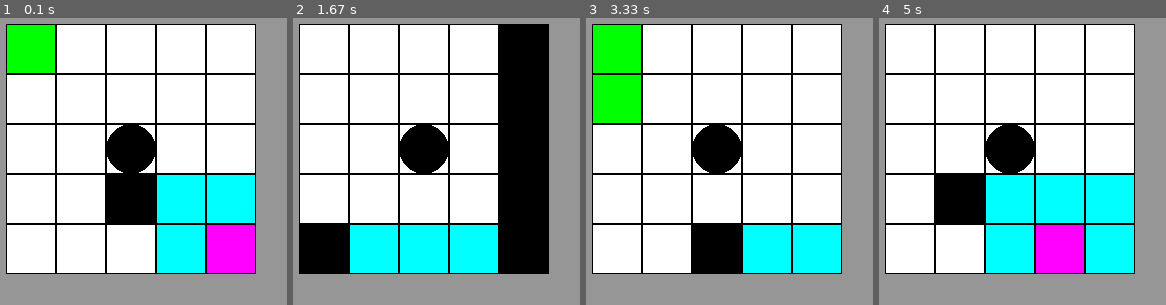
Above: before the commit, frames 1-4 (left to right).
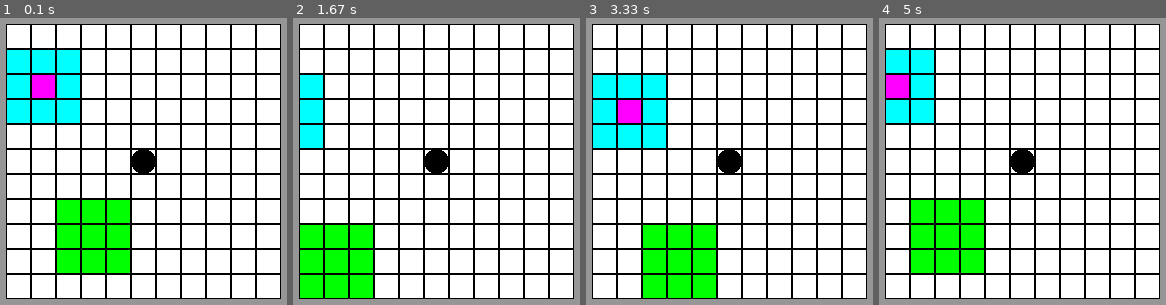
Above: after the commit, the same moments.

Repository: josh-reynolds/Python
Game: pygame game, started from pygame/nulltima/main.py
Two runs of this game, one before a commit and one after it. Both use one fixed random seed, a clock stepped at 60 frames per second and the inputs below.
Inputs:
- Up to frame 1 (0.1 s): no input
- Up to frame 2 (1.67 s): hold Right 0.33-0.8 s; hold Up 0.83-1.13 s; hold Right 1.17-1.63 s
- Up to frame 3 (3.33 s): hold Left 1.67-2.2 s; hold Down 2.23-2.53 s; hold Left 2.57-2.97 s; hold Up from 3 s (still down)
- Up to frame 4 (5 s): release Up at 3.37 s; hold Right 3.4-4.03 s; hold Down 4.07-4.43 s; hold Left 4.47-4.93 s; hold Right from 4.97 s (still down)

The runs differ from the first frame. In frame 1, 48% of the frame differs, in the area x 2-98%, y 2-98%; in frame 2, 47%; in frame 3, 42%; in frame 4, 49%.

Commit message:
Creating larger world file for experimentation

Diff:
--- /dev/null
+++ b/pygame/nulltima/large_world.txt
@@ -0,0 +1,40 @@
+0 0 0 0 0 0 0 0 0 0 0 0 0 0 0 0 0 0 0 0 0 0 0 0 0 0 0 0 0 0 0 0 0 0 0 0 0 0 0 0
+0 0 0 0 0 0 0 0 0 0 0 0 0 0 0 0 0 0 0 0 0 0 0 0 0 0 0 0 0 0 0 0 0 0 0 0 0 0 0 0
+0 0 3 3 1 1 1 1 1 1 1 1 1 1 1 1 1 1 1 1 1 1 1 1 1 1 1 1 1 1 1 1 1 1 1 1 1 1 0 0
+0 0 4 3 1 1 1 1 1 1 1 1 1 1 1 1 1 1 1 1 1 1 1 1 1 1 1 1 1 1 1 1 1 1 1 1 1 1 0 0
+0 0 3 3 1 1 1 1 1 1 1 1 1 1 1 1 1 1 1 1 1 1 1 1 1 1 1 1 1 1 1 1 1 1 1 1 1 1 0 0
+0 0 1 1 1 1 1 1 1 1 1 1 1 1 1 1 1 1 1 1 1 0 1 1 1 1 1 1 1 1 1 1 1 1 1 1 1 1 0 0
+0 0 1 1 1 1 1 1 1 1 1 1 1 1 1 1 1 1 1 0 0 0 1 1 1 1 1 1 1 1 1 1 1 1 1 1 1 1 0 0
+0 0 1 1 1 0 5 5 5 1 1 1 1 1 1 1 1 1 1 1 1 1 1 1 1 1 1 1 1 1 1 1 1 1 1 1 1 1 0 0
+0 0 1 1 1 1 5 6 5 1 1 1 1 1 1 1 1 1 1 1 1 1 1 1 1 1 1 1 1 1 1 1 1 1 1 1 1 1 0 0
+0 0 1 1 1 1 5 5 5 1 1 1 1 1 1 1 1 1 1 1 1 1 1 5 1 1 1 1 1 1 1 1 1 1 1 1 1 1 0 0
+0 0 1 1 1 1 1 1 1 1 1 1 1 1 1 1 1 1 1 1 1 1 1 5 1 1 1 1 1 1 1 1 1 1 1 1 1 1 0 0
+0 0 1 1 1 1 1 1 1 1 1 1 1 1 1 1 1 1 1 1 1 1 1 5 5 5 1 1 1 1 1 1 1 1 1 1 1 1 0 0
+0 0 1 1 1 1 1 1 1 1 1 1 1 1 1 1 1 1 1 1 1 1 1 1 1 5 1 1 1 1 1 1 1 1 1 1 1 1 0 0
+0 0 1 1 1 1 1 1 3 3 3 1 1 1 1 1 1 1 1 1 1 1 1 1 1 5 1 1 1 1 1 1 1 1 1 1 1 1 0 0
+0 0 1 1 1 1 1 1 3 3 3 1 1 1 1 1 1 1 1 1 1 1 1 1 1 5 1 1 1 1 1 1 1 1 1 1 1 1 0 0
+0 0 1 1 1 1 1 1 3 3 3 1 1 1 1 1 1 1 1 1 1 1 1 1 1 5 1 1 1 1 1 1 1 1 1 1 1 1 0 0
+0 0 1 1 1 1 1 1 1 1 1 1 1 1 1 1 1 1 1 1 1 1 1 1 1 5 1 1 1 1 7 1 1 1 1 1 1 1 0 0
+0 0 1 1 1 1 1 1 1 1 1 1 1 1 1 1 1 1 1 1 1 1 1 1 1 5 1 1 1 1 7 7 7 1 1 1 1 1 0 0
+0 0 1 1 1 1 1 1 1 1 1 1 1 1 1 1 1 1 1 1 1 1 1 1 1 5 1 1 1 7 7 7 1 1 1 1 1 1 0 0
+0 0 1 1 1 1 1 1 1 1 1 1 1 1 1 1 1 0 0 0 0 0 1 1 1 1 1 1 1 1 1 1 1 1 1 1 1 1 0 0
+0 0 1 1 1 1 1 1 1 1 1 1 0 0 0 0 0 0 1 1 1 1 1 1 1 1 1 1 1 1 1 1 1 1 1 1 1 1 0 0
+0 0 1 1 1 1 1 1 1 1 1 1 1 1 1 1 1 1 1 1 1 1 1 1 1 1 1 1 1 1 1 1 1 1 1 1 1 1 0 0
+0 0 1 1 1 1 1 1 1 1 1 1 1 1 1 1 1 1 1 1 1 1 1 1 1 1 1 1 1 1 1 1 1 1 1 1 1 1 0 0
+0 0 1 1 1 1 1 1 1 1 1 1 1 1 1 1 4 1 1 1 1 1 1 1 1 1 1 1 1 1 1 1 1 1 1 1 1 1 0 0
+0 0 1 1 1 1 1 1 1 1 1 1 1 1 4 4 4 4 4 4 1 1 1 1 1 1 1 1 1 1 1 1 1 1 1 1 1 1 0 0
+0 0 1 1 1 1 1 1 1 1 1 1 1 1 4 4 4 4 4 4 1 1 1 1 1 1 1 1 1 1 1 1 1 1 1 1 1 1 0 0
+0 0 1 1 1 1 1 1 1 1 1 1 1 1 1 1 4 4 1 1 1 1 1 1 1 1 1 1 1 1 1 1 1 1 1 1 1 1 0 0
+0 0 1 1 1 1 1 1 1 1 1 1 1 1 1 1 4 1 1 1 1 1 1 1 1 1 1 1 1 1 1 1 1 1 1 1 1 1 0 0
+0 0 1 1 1 1 1 1 1 1 1 1 1 1 1 1 1 1 1 1 1 1 1 1 1 1 1 1 1 1 1 1 1 1 1 1 1 1 0 0
+0 0 1 1 1 1 1 1 1 1 1 1 1 1 1 1 1 1 1 1 1 1 1 1 1 1 1 1 1 1 1 1 1 1 1 1 1 1 0 0
+0 0 1 1 1 1 2 2 1 1 1 1 1 0 1 1 1 1 1 1 1 1 1 1 1 1 1 1 1 1 1 1 1 1 1 1 1 1 0 0
+0 0 1 1 1 1 1 1 1 1 1 1 0 0 1 1 1 1 1 1 1 1 1 1 1 1 1 1 1 1 1 1 1 1 1 1 1 1 0 0
+0 0 1 1 1 1 1 1 1 1 1 1 1 1 1 1 1 1 1 1 1 6 6 1 1 1 1 1 1 1 1 1 1 1 1 1 1 1 0 0
+0 0 1 1 1 2 2 2 1 1 1 1 1 1 1 1 1 1 1 1 6 6 6 6 1 1 1 1 1 1 1 1 1 1 1 1 1 1 0 0
+0 0 1 1 1 2 2 2 1 1 1 1 1 1 1 1 1 1 1 1 6 6 6 1 1 1 1 1 1 1 1 1 1 1 1 1 1 1 0 0
+0 0 1 1 1 1 1 1 1 1 1 1 1 1 1 1 1 1 1 1 1 6 1 1 1 1 1 1 1 1 1 1 1 1 1 1 1 1 0 0
+0 0 1 1 1 1 1 1 1 1 1 1 1 1 1 1 1 1 1 1 1 1 1 1 1 1 1 1 1 1 1 1 1 1 1 1 1 1 0 0
+0 0 1 1 1 1 1 1 1 1 1 1 1 1 1 1 1 1 1 1 1 1 1 1 1 1 1 1 1 1 1 1 1 1 1 1 1 1 0 0
+0 0 0 0 0 0 0 0 0 0 0 0 0 0 0 0 0 0 0 0 0 0 0 0 0 0 0 0 0 0 0 0 0 0 0 0 0 0 0 0
+0 0 0 0 0 0 0 0 0 0 0 0 0 0 0 0 0 0 0 0 0 0 0 0 0 0 0 0 0 0 0 0 0 0 0 0 0 0 0 0
--- a/pygame/nulltima/main.py
+++ b/pygame/nulltima/main.py
@@ -3,9 +3,10 @@
 from common import *
 from grid import grid
 
-g = grid(5, 5, 60, 60, 50, 50)
-g.world.open_file("test_world.txt")
-g.offset = (3,3)
+g = grid(11, 11, 60, 60, 25, 25)
+#g.world.open_file("test_world.txt")
+g.world.open_file("large_world.txt")
+g.offset = (6, 6)
 
 pygame.init()
 screen = pygame.display.set_mode(SIZE)
Not shown, changed: pygame/nulltima/notes
